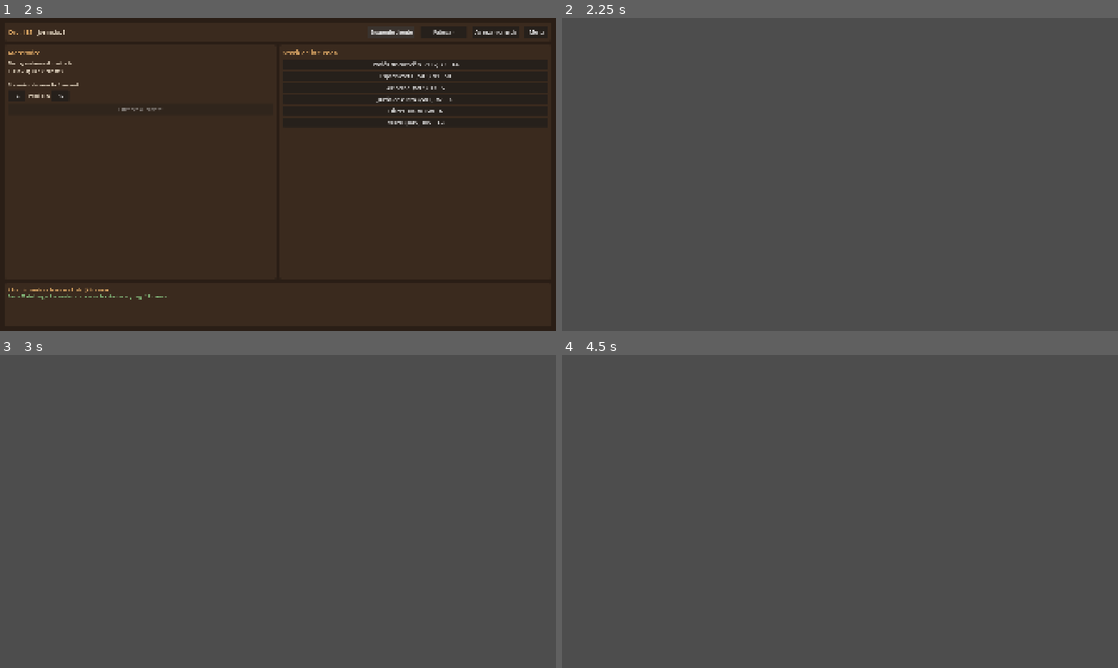
Above: before the commit, frames 1-4 (two rows, left to right).
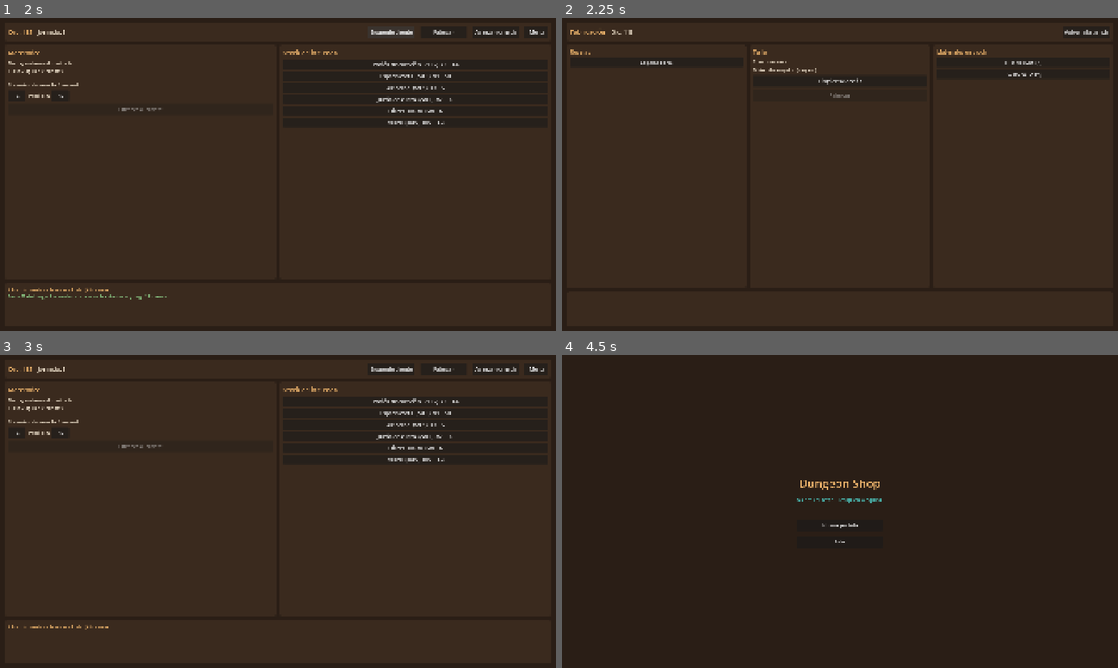
Above: after the commit, the same moments.

Repository: luckyvalentinaguirre-bot/DungeonShop
Game: Godot game, scene res://scenes/main_menu/MainMenu.tscn
Same seed, same stepped clock (60 frames per second), same inputs: the game is played once before the commit and once after it.
Inputs (mouse positions are in pixels of both pictures, inside the frame that each line leads up to):
- Up to frame 1 (2 s): click "Nueva partida" at 0.5 s; click "Siguiente cliente" at 1.25 s
- Up to frame 2 (2.25 s): click "Fabricar" at 2 s
- Up to frame 3 (3 s): click (522, 367) at 2.75 s, where only the run after the commit has a clickable "Volver a la tienda"
- Up to frame 4 (4.5 s): click (1056, 367) at 3.5 s, where only the run after the commit has a clickable "Avanzar jornada"; click (1095, 367) at 4.25 s, where only the run after the commit has a clickable "Menú"

Frame 1 is identical in both runs. In frame 2, 100% of the frame differs, in the area x 0-100%, y 0-100%; in frame 3, 100%; in frame 4, 100%.
Error before the commit: Parse Error: Cannot infer the type of "available" variable because the value doesn't have a set type. (res://scripts/ui/CraftingScreen.gd:147)

Commit message:
Arreglar inferencia de tipo en CraftingScreen
Al iterar un Array sin tipar, el elemento es Variant; restar un int a
slot.quantity (Variant) impedía inferir el tipo con :=. Se tipa
explícitamente 'available' como int.

Co-Authored-By: Claude Opus 4.8 <noreply@anthropic.com>
Claude-Session: https://claude.ai/code/session_01BvQJaW7W6TmoPXUchrmyos

Diff:
--- a/scripts/ui/CraftingScreen.gd
+++ b/scripts/ui/CraftingScreen.gd
@@ -144,7 +144,7 @@
 		if slot.data == null or slot.data.category != GameEnums.Category.MATERIAL:
 			continue
 		found = true
-		var available := slot.quantity - _selected_count(slot.data.id)
+		var available: int = int(slot.quantity) - _selected_count(slot.data.id)
 		var btn := UiFactory.button("%s ·x%d· (+)" % [slot.data.display_name, available])
 		btn.custom_minimum_size = Vector2(0, 32)
 		btn.disabled = available <= 0
